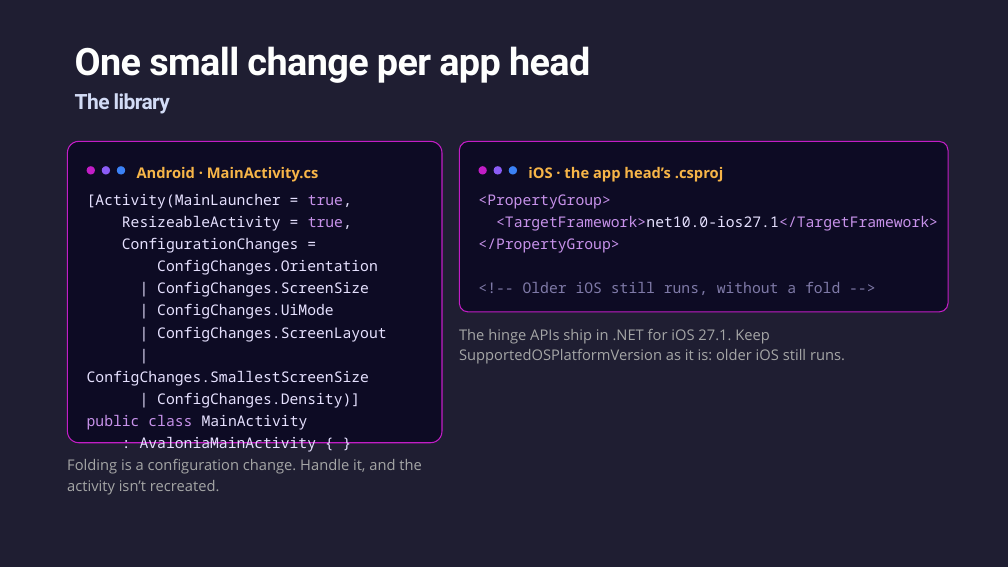
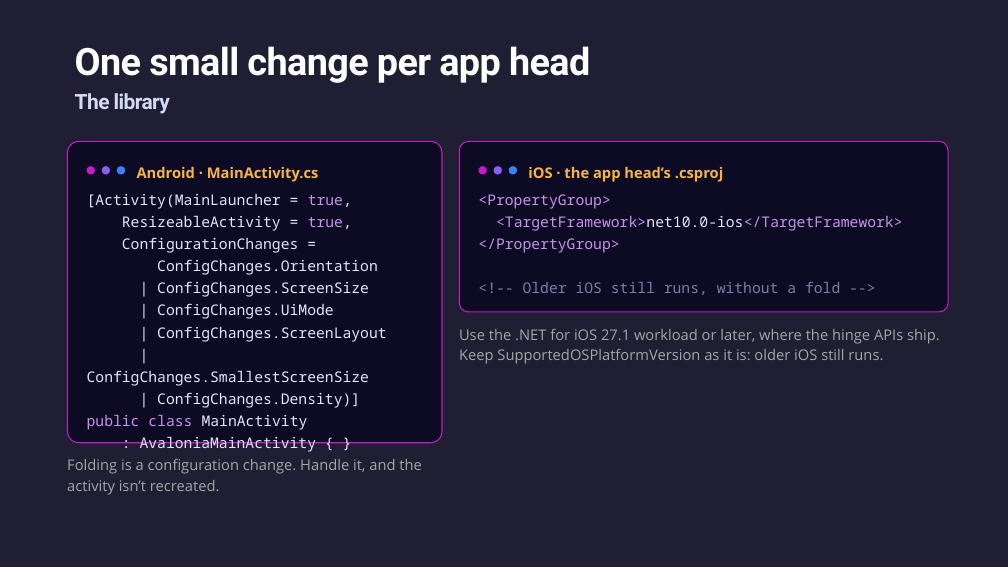
Before and after one commit to jsuarezruiz/dotnetconf2026-avalonia-foldables, a slide deck: slide 13 of Building Dual-Screen Experiences with Avalonia.pptx. Drawn at 1008x567 pixels with LibreOffice and Linux fonts; fonts in the diff are those of the drawing. Boxes give left, top, right and bottom in pixels: in the first picture for what was removed or moved away, otherwise in the second. Text is boxed around its words. In the diff, an @@ line names an element or a change of style, - is before the commit and + after.

Commit message:
Updated slides

```diff
--- a/Building Dual-Screen Experiences with Avalonia.pptx
+++ b/Building Dual-Screen Experiences with Avalonia.pptx
@@ text at bbox=[496, 216, 903, 231]: text changed @@
-<TargetFramework>net10.0-ios27.1</TargetFramework>
+<TargetFramework>net10.0-ios</TargetFramework>
@@ text at bbox=[459, 329, 940, 364]: text changed @@
-The hinge APIs ship in .NET for iOS 27.1. Keep SupportedOSPlatformVersion as it is: older iOS still runs.
+Use the .NET for iOS 27.1 workload or later, where the hinge APIs ship. Keep SupportedOSPlatformVersion as it is: older iOS still runs.
```
Also in this commit, not shown: 3 other slides changed, 1 other file.
